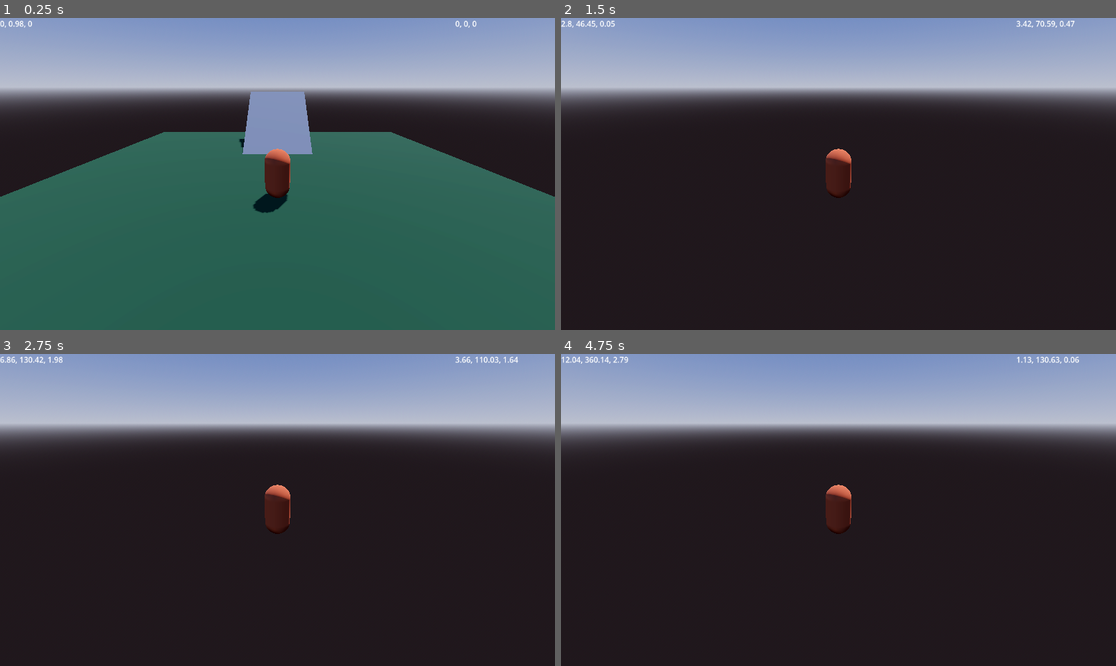
Above: before the commit, frames 1-4 (two rows, left to right).
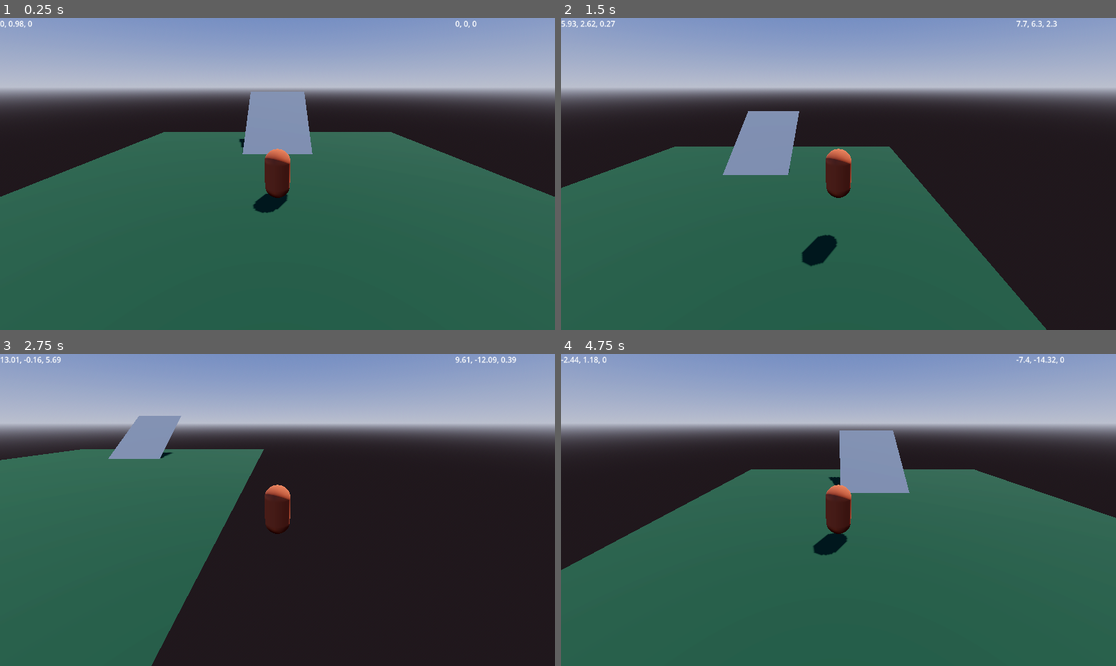
Above: after the commit, the same moments.

Repository: Grantallkotten/my-game
Game: Godot game, scene res://scene.tscn
Two runs of this game, one before a commit and one after it. Both use one fixed random seed, a clock stepped at 60 frames per second and the inputs below.
Inputs:
- Up to frame 1 (0.25 s): no input
- Up to frame 2 (1.5 s): tap Enter at 0.5 s; hold D (move_right) 0.53-1.28 s; hold Space (jump) 0.53-1.28 s; hold S (move_backwards) from 1.28 s (still down); tap Space (jump) at 1.35 s
- Up to frame 3 (2.75 s): tap Space (jump) at 1.52, 1.82 s; release S (move_backwards) at 2.03 s; hold D (move_right) from 2.03 s (still down); hold Space (jump) from 2.03 s (still down)
- Up to frame 4 (4.75 s): release D (move_right) at 2.78 s; release Space (jump) at 2.78 s; hold W (move_forward) 2.78-3.53 s; tap Space (jump) at 2.85, 3.02, 3.32, 4.35, 4.52 s; hold Space (jump) 3.53-4.28 s; hold A (move_left) from 3.53 s (still down); tap R (restart, bound only after the commit) at 4.15 s

The runs differ from the first frame. In frame 2, 42% of the frame differs, in the area x 0-93%, y 0-100%; in frame 3, 27%; in frame 4, 56%, in the area x 0-100%, y 0-100%.

Commit message:
Small tweeks in player movment

Diff:
--- a/player/player.gd
+++ b/player/player.gd
@@ -5,7 +5,7 @@
 
 @export var walk_speed: float = 10.0
 @export var walk_acceleration: float = 20.0
-@export var jump_strength: float = 5.0
+@export var jump_strength: float = 20.0
 @export var gravity: float = 90.0
 
 # Called when the node enters the scene tree for the first time.
@@ -18,16 +18,21 @@
 	_player_movment(delta)
 	_set_hud()
 
+	if Input.is_action_just_pressed("restart"):
+		restart_scene()
+
 func _player_movment(delta: float) -> void:
 	var movment_direction := Vector3.ZERO
 	# Input.get_axis(A, B) --> A will return 1.0 and B -1.0
 	movment_direction.x = Input.get_axis("move_left", "move_right")
 	movment_direction.z = Input.get_axis("move_forward", "move_backwards")
-	movment_direction.y = Input.get_action_strength("jump")
 	movment_direction = movment_direction.normalized()
 
-	velocity.y += movment_direction.y * jump_strength
 	velocity = velocity.move_toward(movment_direction * walk_speed, walk_acceleration * delta)
+
+	var is_about_to_jump := Input.is_action_just_pressed("jump") and is_on_floor()
+	if is_about_to_jump:
+		velocity.y += jump_strength
 
 	_apply_gravity(delta)
 	move_and_slide()
@@ -35,6 +40,9 @@
 func _apply_gravity(delta: float) -> void:
 	velocity.y -= gravity * delta
 
+func restart_scene():
+	get_tree().reload_current_scene()
+
 func _set_hud() -> void:
 	position_label.text = str(round(position.x * 100)/100.0) + ", " + str(round(position.y * 100)/100.0) + ", " + str(round(position.z * 100)/100.0)
 	velocity_label.text = str(round(velocity.x * 100)/100.0) + ", " + str(round(velocity.y * 100)/100.0) + ", " + str(round(velocity.z * 100)/100.0)
--- a/project.godot
+++ b/project.godot
@@ -42,3 +42,8 @@
 "events": [Object(InputEventKey,"resource_local_to_scene":false,"resource_name":"","device":-1,"window_id":0,"alt_press …(191 unchanged characters)…
 ]
 }
+restart={
+"deadzone": 0.5,
+"events": [Object(InputEventKey,"resource_local_to_scene":false,"resource_name":"","device":-1,"window_id":0,"alt_pressed":false,"shift_pressed":false,"ctrl_pressed":false,"meta_pressed":false,"pressed":false,"keycode":0,"physical_keycode":82,"key_label":0,"unicode":114,"location":0,"echo":false,"script":null)
+]
+}
--- a/scene.tscn
+++ b/scene.tscn
@@ -15,6 +15,7 @@
 background_mode = 2
 sky = SubResource("Sky_h21ym")
 tonemap_mode = 2
+sdfgi_enabled = true
 glow_enabled = true
 volumetric_fog_density = 0.03
 volumetric_fog_albedo = Color(0.901961, 1, 0.945098, 1)
@@ -36,7 +37,8 @@
 environment = SubResource("Environment_6nqyc")
 
 [node name="Sun" type="DirectionalLight3D" parent="."]
-transform = Transform3D(-0.866023, -0.433016, 0.250001, 0, 0.499998, 0.866027, -0.500003, 0.749999, -0.43301, 0, 0, 0)
+transform = Transform3D(-0.866023, -0.433016, 0.250001, 0, 0.499998, 0.866026, -0.500003, 0.749999, -0.43301, 0, 10, 0)
+light_color = Color(1, 1, 0.913725, 1)
 shadow_enabled = true
 
 [node name="Player" parent="." instance=ExtResource("1_wtyqn")]
